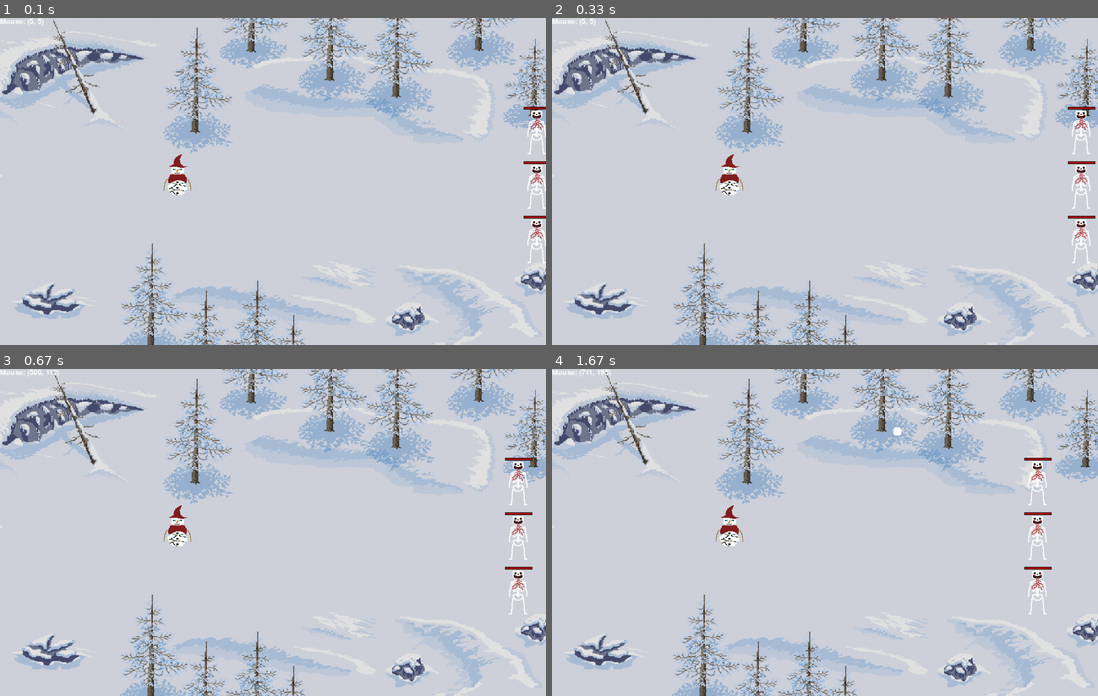
Above: before the commit, frames 1-4 (two rows, left to right).
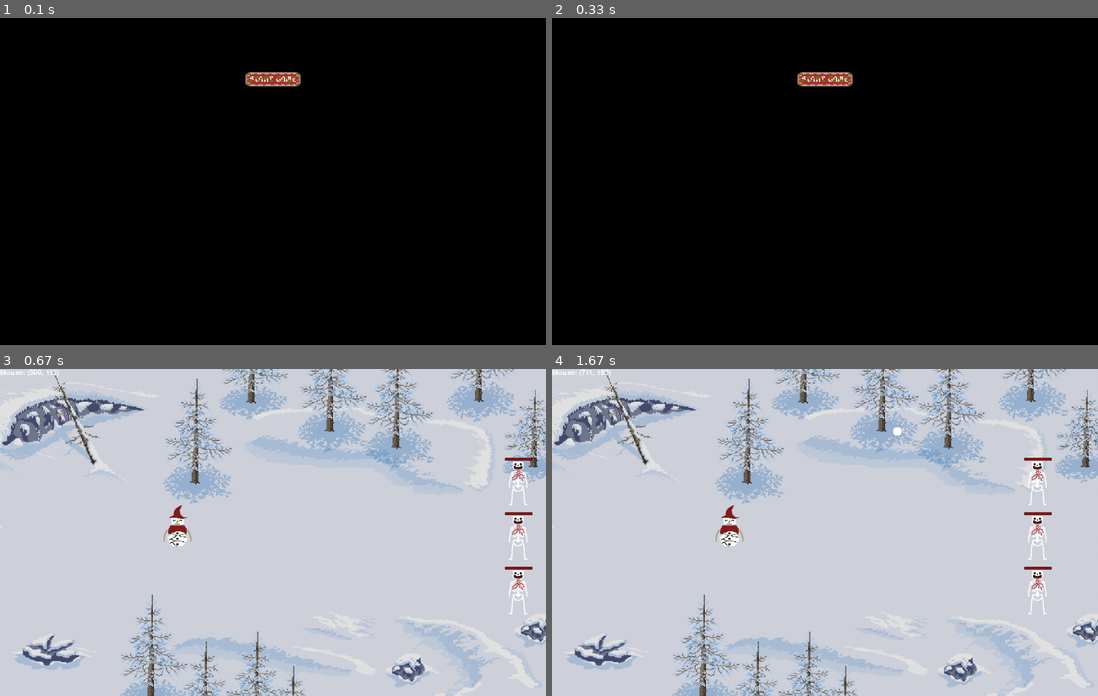
Above: after the commit, the same moments.

Repository: Mxt3usz/pygame
Game: pygame game, started from game.py
The game is run twice, just before and just after one commit, with the same random seed, the same clock (stepped at 60 frames per second) and the same inputs.
Inputs (mouse positions are in pixels of both pictures, inside the frame that each line leads up to):
- Up to frame 1 (0.1 s): no input
- Up to frame 2 (0.33 s): no input
- Up to frame 3 (0.67 s): click (273, 431) at 0.38 s
- Up to frame 4 (1.67 s): tap E at 0.67 s; press the mouse at (726, 525) at 1.03 s; move the mouse to (754, 571) at 1.13 s; release the mouse at (781, 617) at 1.27 s; press the mouse at (726, 525) at 1.37 s; move the mouse to (835, 499) at 1.47 s; release the mouse at (939, 473) at 1.6 s

The runs differ from the first frame. In frame 1, 100% of the frame differs, in the area x 0-100%, y 0-100%; in frame 2, 100%; in frame 3, nothing differs; in frame 4, nothing differs.

Commit message:
added some States,Buttons

Diff:
--- a/game.py
+++ b/game.py
@@ -27,6 +27,66 @@
 Snowball_Image = pygame.image.load(os.path.join("Assets","snowball.png"))
 Skellet_Image = pygame.image.load(os.path.join("Assets","skellet.png"))
 
+Black = (0,0,0)
+class Button():
+
+    def __init__(self,pos):
+        self.texture = pygame.image.load(os.path.join("Assets","christmasButton.png"))
+        self.pos = pygame.Rect(pos.x,pos.y,self.texture.get_width(),self.texture.get_height())
+        self.mouse = pygame.Rect(pygame.mouse.get_pos()[0],pygame.mouse.get_pos()[1],1,1)
+        self.mouse_pressed = pygame.mouse.get_pressed()
+
+    def update_button(self):
+        global currState
+        if self.pos.colliderect(self.mouse):
+            self.texture.set_alpha(75) # hover effect
+            if self.mouse_pressed[0]:
+                currState = None
+
+
+    def draw_button(self):
+        Window.blit(self.texture,self.pos)
+
+
+class States():
+
+    def __init__(self):
+        pass
+
+    def update():
+        pass
+
+    def draw():
+        pass
+
+currState = States()
+
+class MainMenu(States):
+
+    def __init__(self):
+        pass
+
+    def update(self):
+        pass
+
+    def draw(self):
+        start = Button(pygame.Vector2(450,100))
+        Window.fill(Black)
+        start.update_button()
+        start.draw_button()
+
+
+class GameState(States):
+
+    def __init__(self):
+        pass
+
+    def update():
+        pass
+
+    def draw():
+        pass
+
 def draw(square,bullets,enemies):
     Window.fill(White)
     Window.blit(Background_Image, (0,0))
@@ -159,6 +219,10 @@
     def spawn_enemy(self,pos):
         self.enemies += [Enemy(pos)]
 
+def Init():
+    global currState
+    currState = MainMenu
+
 
 def game_loop():
     clock = pygame.time.Clock()
@@ -170,6 +234,7 @@
     enemies = []
     spawn = Spawner(enemies)
     hp_skellet = Healthbar(bullets,enemies)
+    Init()
     while in_loop:
         clock.tick(Fps)
         prev_mouse = curr_mouse
@@ -203,7 +268,10 @@
         hp_skellet.change_health()
         hp_skellet.is_dead()
         hp_skellet.draw_health()
+        if currState != None:
+            currState.draw(currState)
         pygame.display.update()
+        print(currState)
     pygame.quit()
 
 
Binary file added: Assets/christmasButton.png
